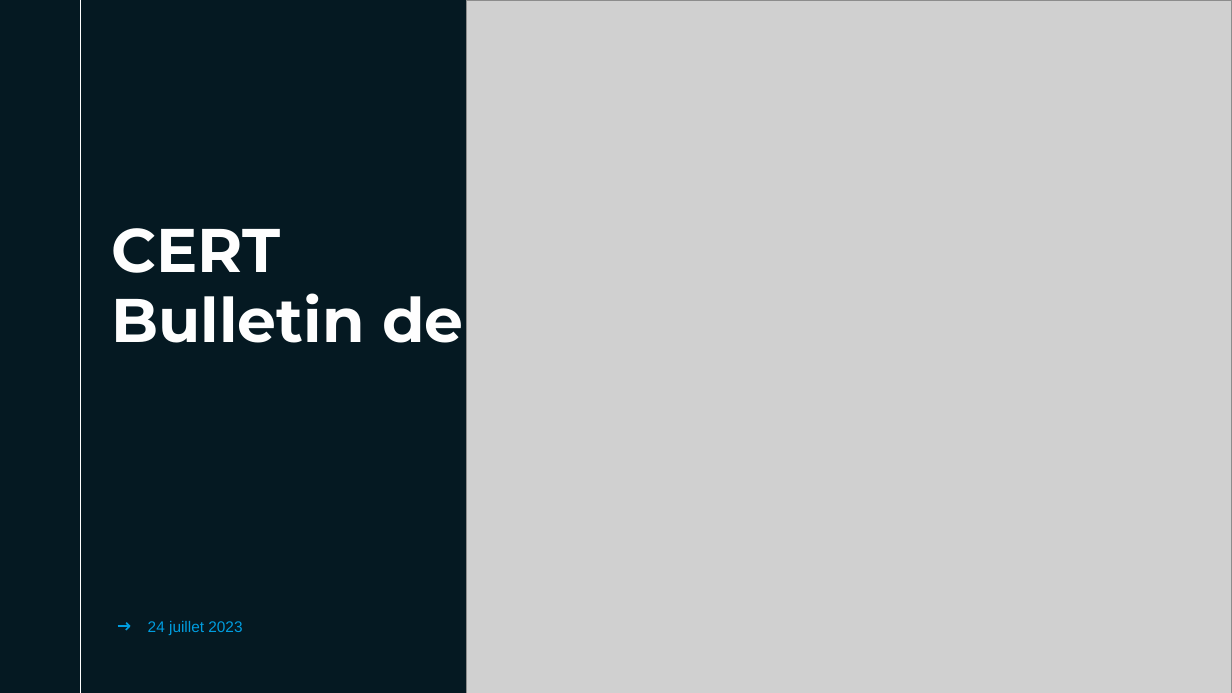
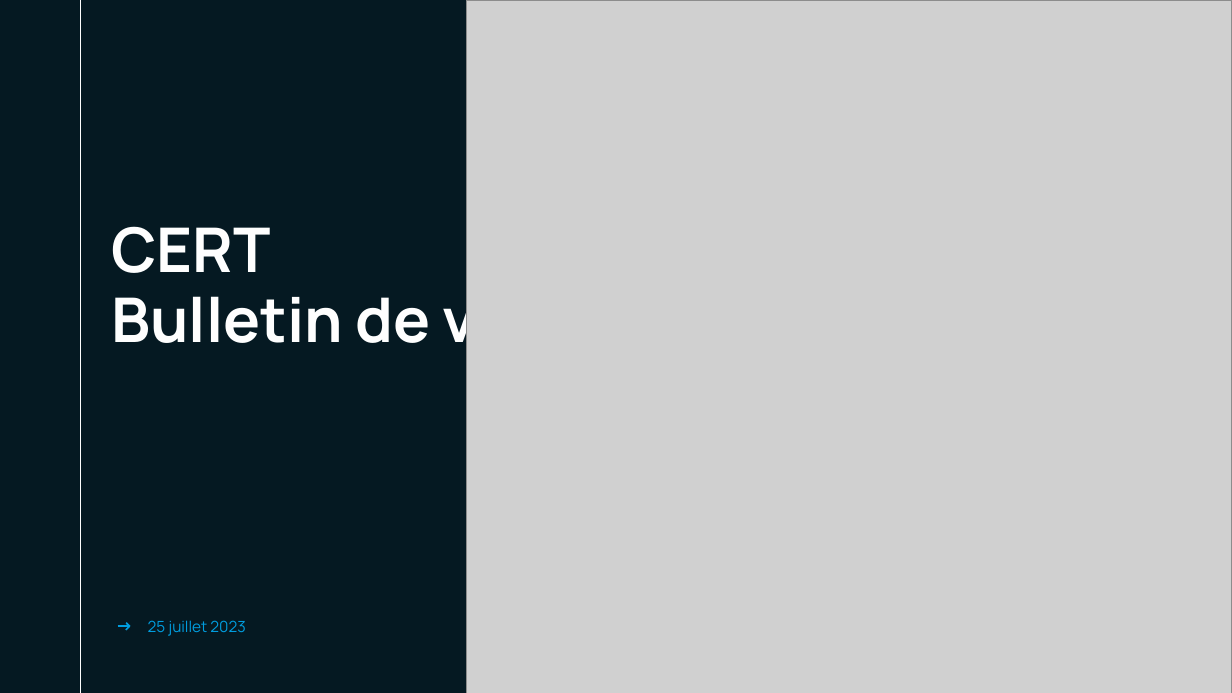
Before and after one commit to Shheeeeee/NIST_CVE, a slide deck: slide 1 of Bulletin_de_veille_TEMPLATE.pptx. Drawn at 1232x693 pixels with LibreOffice and Linux fonts; fonts in the diff are those of the drawing; grey boxes stand for pictures. Boxes give left, top, right and bottom in pixels: in the first picture for what was removed or moved away, otherwise in the second. Text is boxed around its words. In the diff, an @@ line names an element or a change of style, - is before the commit and + after.

```diff
--- a/Bulletin_de_veille_TEMPLATE.pptx
+++ b/Bulletin_de_veille_TEMPLATE.pptx
@@ title "CERT Bulletin de veille" at (x1=111, y1=226, x2=601, y2=359): font Montserrat to Manrope @@
@@ text at (x1=148, y1=620, x2=245, y2=636): text changed; font Arial to Manrope @@
-24 juillet 2023
+25 juillet 2023
```
Also in this commit, not shown: 1 other slide changed, 7 other files.
